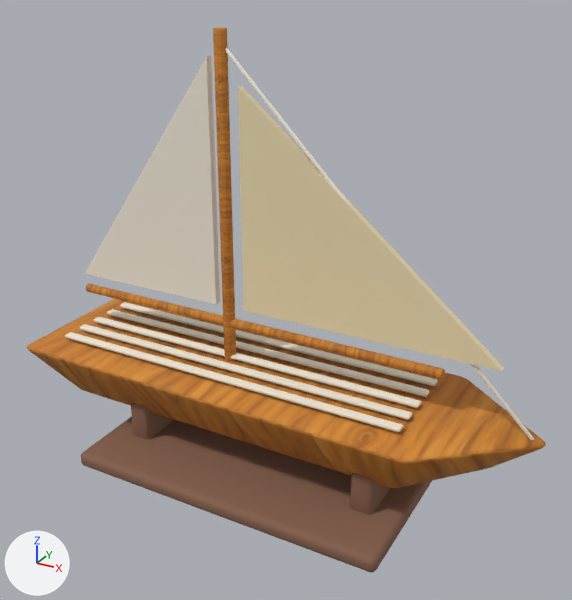
One commit to the Blender file assets-source/blender/model-sailboat.blend: the scene before it, then after it.
Rendered twice from a camera (50 mm lens) standing at (0.288, -0.508, 0.41) and looking at (0.011, -0.005, 0.159). The axes (+X, +Y, +Z) are drawn at lower left. The lights are the same throughout. The picture after the commit comes second.

Objects in the first picture: 'boom', 'cradle_support', 'cradle_support.001', 'cream_main_sail', 'deck_plank', 'deck_plank.001', 'deck_plank.002', 'deck_plank.003', 'deck_plank.004', 'display_cradle', 'main_mast', 'shaped_boat_hull', 'warm_jib_sail' and 1 more.
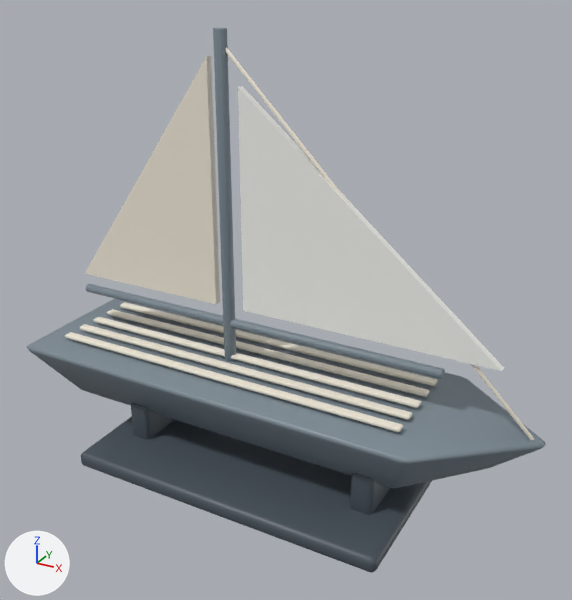
Pixel boxes [x1, y1, x2, y2] of what changed, in the pictures (572 x 600 px):
'shaped_boat_hull', surface changed (orange to grey): [26, 299, 546, 488] in both
'warm_jib_sail', surface changed (beige to white): [238, 86, 504, 371] in both
'display_cradle', recoloured: [81, 416, 432, 572] in both
'main_mast', surface changed (brown to grey): [213, 28, 236, 361] in both
'boom', surface changed: [86, 284, 445, 379] in both
'cradle_support.001', recoloured: [350, 473, 390, 515] in both
'cradle_support', recoloured: [131, 403, 174, 439] in both

The change, as a list of edits to the scene's bpy script:
```text
Change mat_wood_honey_textured:
    remove mat_wood_honey_textured.texture = img_handpainted_honey_oak_png
    add mat_wood_honey_textured.base_color = (0.2, 0.25, 0.29)  # grey #7c8993
    mat_wood_honey_textured.roughness: 0.82 -> 0.47
Change mat_wood_dark:
    mat_wood_dark.base_color: (0.24, 0.12, 0.075) -> (0.07, 0.09, 0.11)  # brown #86614d -> greyish blue #4b555d
Change mat_linen_textured:
    remove mat_linen_textured.texture = img_handpainted_cream_linen_png
    add mat_linen_textured.base_color = (0.9, 0.9, 0.86)  # white #f3f3ef
    mat_linen_textured.roughness: 0.98 -> 0.94
```
